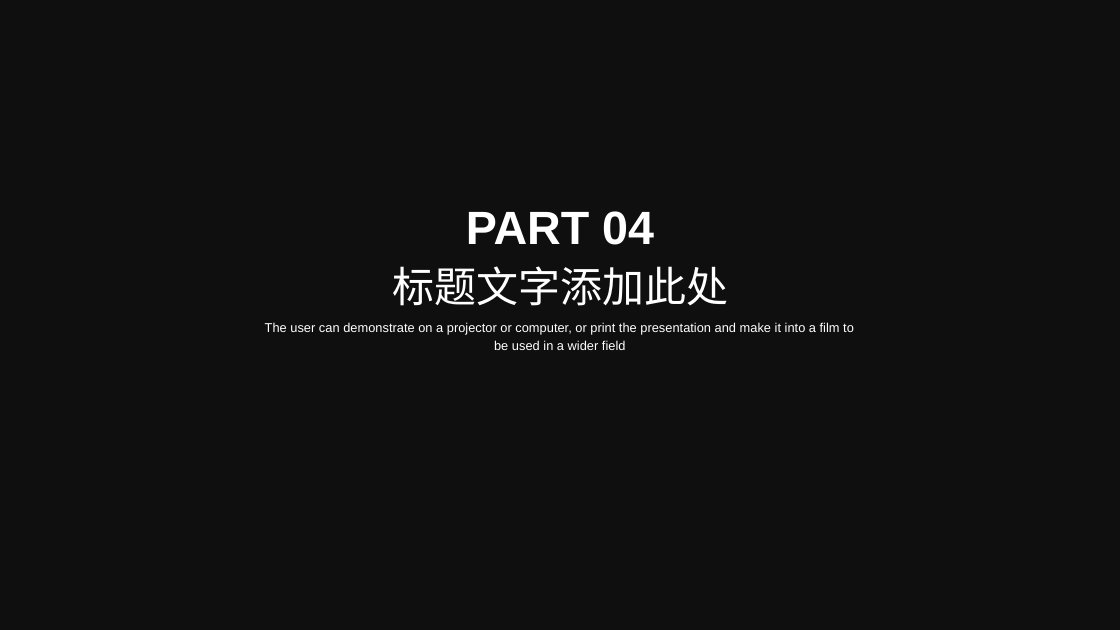
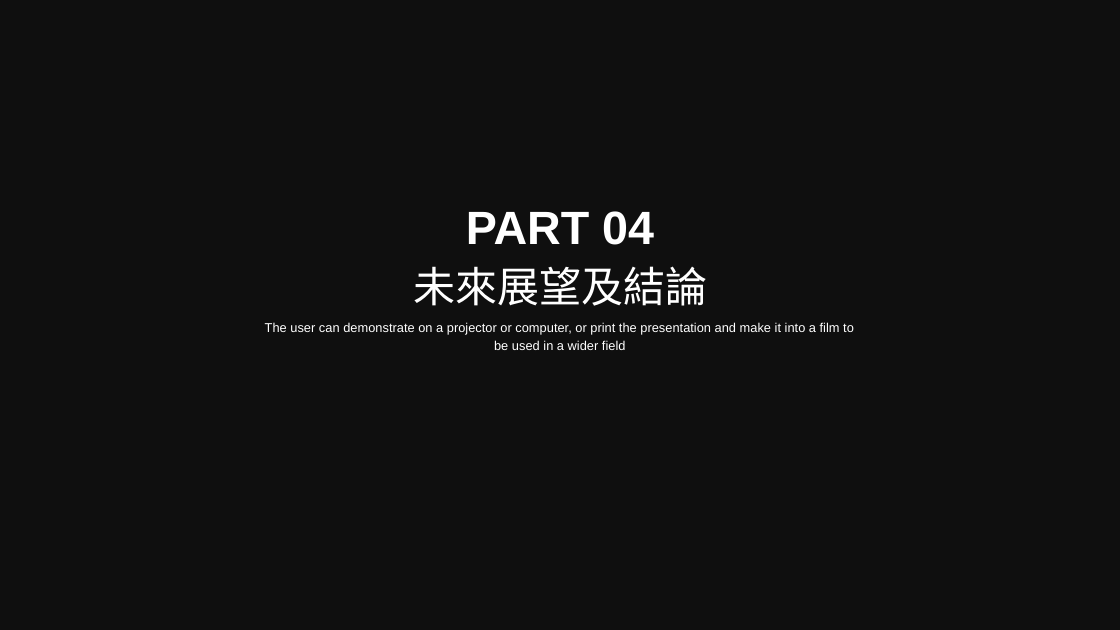
Before and after one commit to Sikako/hackthon, a slide deck: slide 18 of bigdata.pptx. Drawn at 1120x630 pixels with LibreOffice and Linux fonts; fonts in the diff are those of the drawing; background and template pictures are left out; a plain dark background stands for a picture behind light text. Boxes give left, top, right and bottom in pixels: in the first picture for what was removed or moved away, otherwise in the second. Text is boxed around its words. In the diff, an @@ line names an element or a change of style, - is before the commit and + after.

```diff
--- a/bigdata.pptx
+++ b/bigdata.pptx
@@ text at box(413, 266, 707, 306): text changed @@
-标题文字添加此处
+未來展望及結論
```
Also in this commit, not shown: 2 other slides changed, 1 slide removed.
